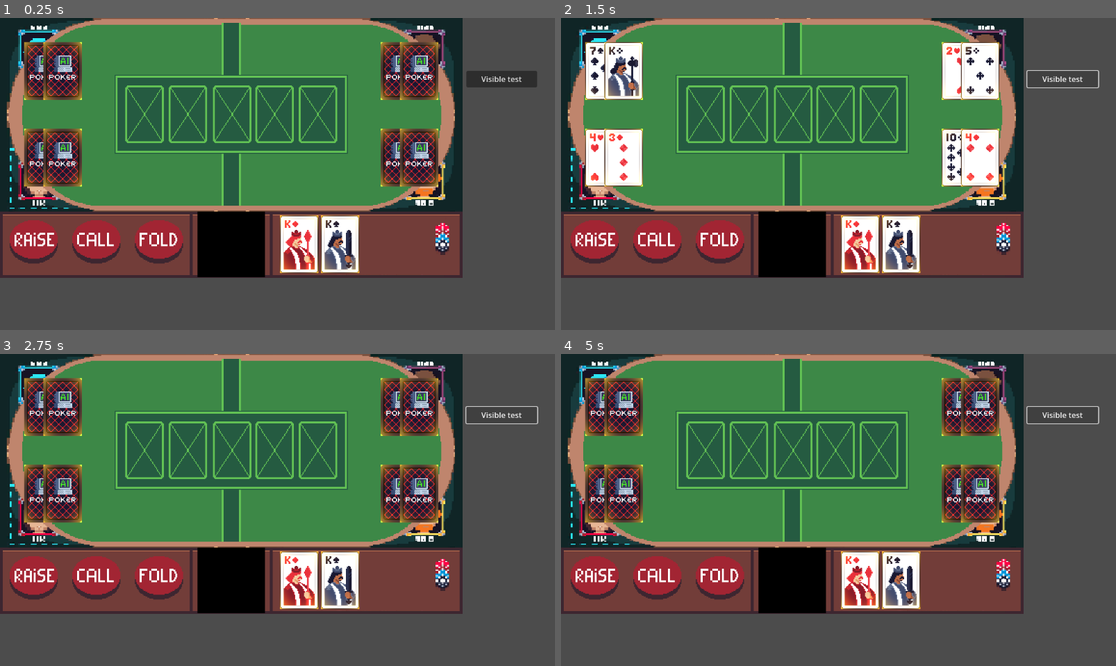
Above: before the commit, frames 1-4 (two rows, left to right).
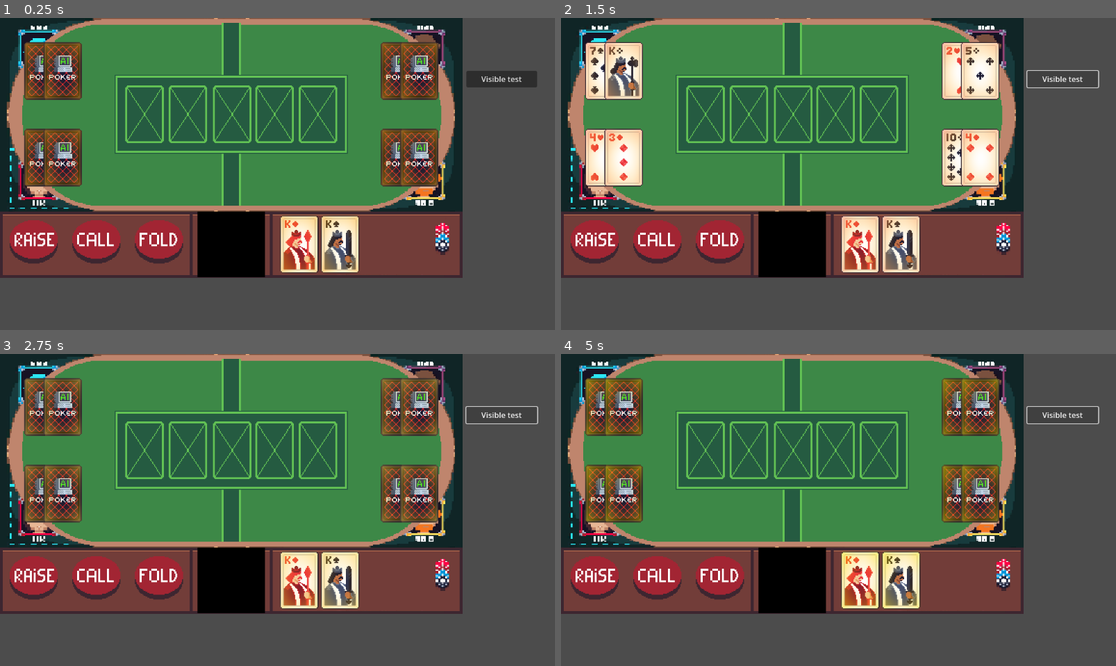
Above: after the commit, the same moments.

Repository: DrRGBaum/PokerAI
Game: Godot game, scene res://scenes/kevin_was_here.tscn
The game is run twice, just before and just after one commit, with the same random seed, the same clock (stepped at 60 frames per second) and the same inputs.
Inputs:
- Up to frame 1 (0.25 s): no input
- Up to frame 2 (1.5 s): click "Visible test" at 0.5 s; click "Visible test" at 1.25 s
- Up to frame 3 (2.75 s): click "Visible test" at 2 s
- Up to frame 4 (5 s): no input

The runs differ from the first frame. In frame 1, 5.6% of the frame differs, in the area x 4-79%, y 7-82%; in frame 2, 7.6%; in frame 3, 6.5%; in frame 4, 7.1%.

Commit message:
idk what i do, but it maybe works

Diff:
--- a/scenes/card.gdshader
+++ b/scenes/card.gdshader
@@ -1,35 +1,13 @@
 shader_type canvas_item;
-render_mode unshaded;
 
-uniform bool Smooth = true;
-uniform float width : hint_range(0.0, 64) = 1.0;
-uniform vec4 outline_color : source_color = vec4(0.0, 0.0, 0.0, 1.0);
-uniform int pixel_size : hint_range(1, 10) = 4;
-uniform float width_speed :hint_range(0.1, 10) = 1;
+uniform sampler2D n;
+uniform float intensity = 0.0f;
+uniform float speed = 1.0f;
 
-void fragment()
-{
-    float _width = width + ((sin(TIME*width_speed) + 1.0) -2.0) * 10.0;
-    vec2 unit = (1.0/float(pixel_size) ) / vec2(textureSize(TEXTURE, 0));
-    vec4 pixel_color = texture(TEXTURE, UV);
-    if (pixel_color.a == 0.0) {
-        pixel_color = outline_color;
-        pixel_color.a = 0.0;
-        for (float x = -ceil(_width); x <= ceil(_width); x++) {
-            for (float y = -ceil(_width); y <= ceil(_width); y++) {
-                if (texture(TEXTURE, UV + vec2(x*unit.x, y*unit.y)).a == 0.0 || (x==0.0 && y==0.0)) {
-                    continue;
-                }
-                if (Smooth) {
-                    pixel_color.a += outline_color.a / (pow(x,2)+pow(y,2)) * (1.0-pow(2.0, -_width));
-                    if (pixel_color.a > 1.0) {
-                        pixel_color.a = 1.0;
-                    }
-                } else {
-                    pixel_color.a = outline_color.a;
-                }
-            }
-        }
-    }
-    COLOR = pixel_color;
+void fragment() {
+	vec4 tx = texture(TEXTURE, UV);
+	vec4 noise = texture(n, UV - TIME / (1.0f + speed));
+	COLOR.a = clamp(tx.r * noise.r * intensity, 0.0f, 1.0f);
+	COLOR.a = pow(COLOR.a, 2);
+
 }
--- a/scenes/card.tscn
+++ b/scenes/card.tscn
@@ -46,23 +46,38 @@
 
 [sub_resource type="ShaderMaterial" id="ShaderMaterial_lel7d"]
 
+[sub_resource type="FastNoiseLite" id="FastNoiseLite_3n2nj"]
+frequency = 0.0391
+
+[sub_resource type="NoiseTexture2D" id="NoiseTexture2D_2siqf"]
+width = 16
+height = 16
+seamless = true
+seamless_blend_skirt = 0.5
+noise = SubResource("FastNoiseLite_3n2nj")
+
 [sub_resource type="ShaderMaterial" id="ShaderMaterial_80g86"]
 shader = ExtResource("2_onmw5")
-shader_parameter/center = Vector2(0.5, 0.5)
-shader_parameter/size = 1.0
+shader_parameter/center = Vector2(0.6, 0.6)
+shader_parameter/size = 2.234
 shader_parameter/squishness = Vector2(1, 1)
 shader_parameter/color1 = Color(1, 1, 0, 0)
 shader_parameter/color2 = Color(1, 0.0862745, 0, 0)
 shader_parameter/color3 = Color(0.776471, 0.2, 0, 0)
 shader_parameter/color4 = Color(1, 0.462745, 0, 0)
 shader_parameter/color5 = Color(1, 0.486275, 0, 0)
-shader_parameter/color6 = Color(1, 1, 0, 1)
-shader_parameter/step1 = 0.159
-shader_parameter/step2 = 0.182
-shader_parameter/step3 = 0.233
-shader_parameter/step4 = 0.264
-shader_parameter/step5 = 0.265
+shader_parameter/color6 = Color(1, 1, 1, 1)
+shader_parameter/step1 = 0.0
+shader_parameter/step2 = 0.0
+shader_parameter/step3 = 0.0
+shader_parameter/step4 = 0.0
+shader_parameter/step5 = 0.0
 shader_parameter/step6 = 1.0
+shader_parameter/noise_scale = 0.1
+shader_parameter/noise_speed = 2.0
+shader_parameter/loop_duration = 10.0
+shader_parameter/brightness_factor = 1.5
+shader_parameter/noise_texture = SubResource("NoiseTexture2D_2siqf")
 
 [node name="card" type="Node2D"]
 position = Vector2(40, 60)
@@ -75,9 +90,33 @@
 region_enabled = true
 region_rect = Rect2(0, 0, 40, 60)
 
+[node name="ColorRect3" type="ColorRect" parent="."]
+material = SubResource("ShaderMaterial_80g86")
+clip_contents = true
+offset_left = -38.0
+offset_top = -58.0
+offset_right = 38.0
+offset_bottom = 58.0
+
+[node name="ColorRect2" type="ColorRect" parent="."]
+material = SubResource("ShaderMaterial_80g86")
+clip_contents = true
+offset_left = -40.0
+offset_top = -56.0
+offset_right = 40.0
+offset_bottom = 56.0
+
 [node name="ColorRect" type="ColorRect" parent="."]
 material = SubResource("ShaderMaterial_80g86")
-offset_left = -40.0
+clip_contents = true
+offset_left = -36.0
 offset_top = -60.0
-offset_right = 40.0
+offset_right = 36.0
 offset_bottom = 60.0
+
+[node name="Area2D" type="Area2D" parent="."]
+visible = false
+
+[node name="CollisionPolygon2D" type="CollisionPolygon2D" parent="Area2D"]
+polygon = PackedVector2Array(-40, -56, -38, -56, -38, -58, -36, -58, -36, -60, 36, -60, 36, -58, 38, -58, 38, -56, 40, -56, 40, 56, 38, 56, 38, 58, 36, 58, 36, 60, -36, 60, -36, 58, -38, 58, -38, 56, -40, 56)
+disabled = true
--- a/scenes/cardShine.gdshader
+++ b/scenes/cardShine.gdshader
@@ -1,10 +1,12 @@
 shader_type canvas_item;
-render_mode blend_add; //Comment this if you want another render mode.
+render_mode blend_mix; // Comment this if you want another render mode.
+
+// Uniforms for the shader
 uniform vec2 center = vec2(0.5);
-uniform float size: hint_range(0.0,5.0) = 1.0; //change size to well, change the size of your gradient
-uniform vec2 squishness = vec2(1.0); // how squashed your gradient is
+uniform float size: hint_range(0.0,5.0) = 1.0; // Change size to adjust the size of the gradient
+uniform vec2 squishness = vec2(1.0); // How squashed your gradient is
 
-//choose colors in the inspector
+// Colors
 uniform vec4 color1 : source_color;
 uniform vec4 color2 : source_color;
 uniform vec4 color3 : source_color;
@@ -12,7 +14,7 @@
 uniform vec4 color5 : source_color;
 uniform vec4 color6 : source_color;
 
-//choose how far the colors are from each other in the inspector
+// Color steps
 uniform float step1 : hint_range(0.0,1.0) = 0.159;
 uniform float step2 : hint_range(0.0,1.0) = 0.182;
 uniform float step3 : hint_range(0.0,1.0) = 0.233;
@@ -20,12 +22,47 @@
 uniform float step5 : hint_range(0.0,1.0) = 0.265;
 uniform float step6 : hint_range(0.0,1.0) = 0.266;
 
+// Noise texture for the shader
+uniform sampler2D noise_texture:repeat_enable;
+uniform float noise_scale = 0.1;
+uniform float noise_speed = 1.0;
+uniform float loop_duration = 10.0;
+
+// Brightness factor
+uniform float brightness_factor : hint_range(1.0, 5.0) = 1.5;
+
+vec4 rgb_spectrum(float t) {
+    float r = sin(t * 6.28318) * 0.5 + 0.5;
+    float g = sin(t * 6.28318 + 2.09439) * 0.5 + 0.5;
+    float b = sin(t * 6.28318 + 4.18879) * 0.5 + 0.5;
+    return vec4(r, g, b, 1.0);
+}
+
 void fragment() {
-	float dist = distance(center*squishness,UV*squishness);
-	vec4 color = mix(color1, color2, smoothstep(step1*size, step2*size, dist));
-	color = mix(color, color3, smoothstep(step2*size, step3*size, dist));
-	color = mix(color, color4, smoothstep(step3*size, step4*size, dist));
-	color = mix(color, color5, smoothstep(step4*size, step5*size, dist));
-	color = mix(color, color6, smoothstep(step5*size, step6*size, dist));
-	COLOR = color;
+    // Time variable to animate the noise
+    float time = mod(TIME / loop_duration, 1.0);
+
+    // Sample noise texture and create a perturbation
+    vec2 noise_uv = UV + noise_scale * texture(noise_texture, UV - TIME / (1.0 + noise_speed)).rg;
+
+    // Calculate distance with perturbed UV coordinates
+    float dist = distance(center * squishness, noise_uv * squishness);
+
+    // Calculate animated color
+    vec4 anim_color = rgb_spectrum(TIME);
+
+    // Color mixing based on distance
+    vec4 color = mix(color1, color2, smoothstep(step1 * size, step2 * size, dist));
+    color = mix(color, color3, smoothstep(step2 * size, step3 * size, dist));
+    color = mix(color, color4, smoothstep(step3 * size, step4 * size, dist));
+    color = mix(color, color5, smoothstep(step4 * size, step5 * size, dist));
+    color = mix(color, anim_color, smoothstep(step5 * size, step6 * size, dist));
+
+	// Apply brightness factor
+    color.rgb *= brightness_factor;
+
+    // Ensure the final color is within valid range
+    color = clamp(color, 0.0, 1.0);
+
+    COLOR = color;
 }
Binary file added: assets/yelowCircle.png
Not shown, added: assets/yelowCircle.png.import
Not shown: 1 places in scenes/card.tscn that only renumber resources
